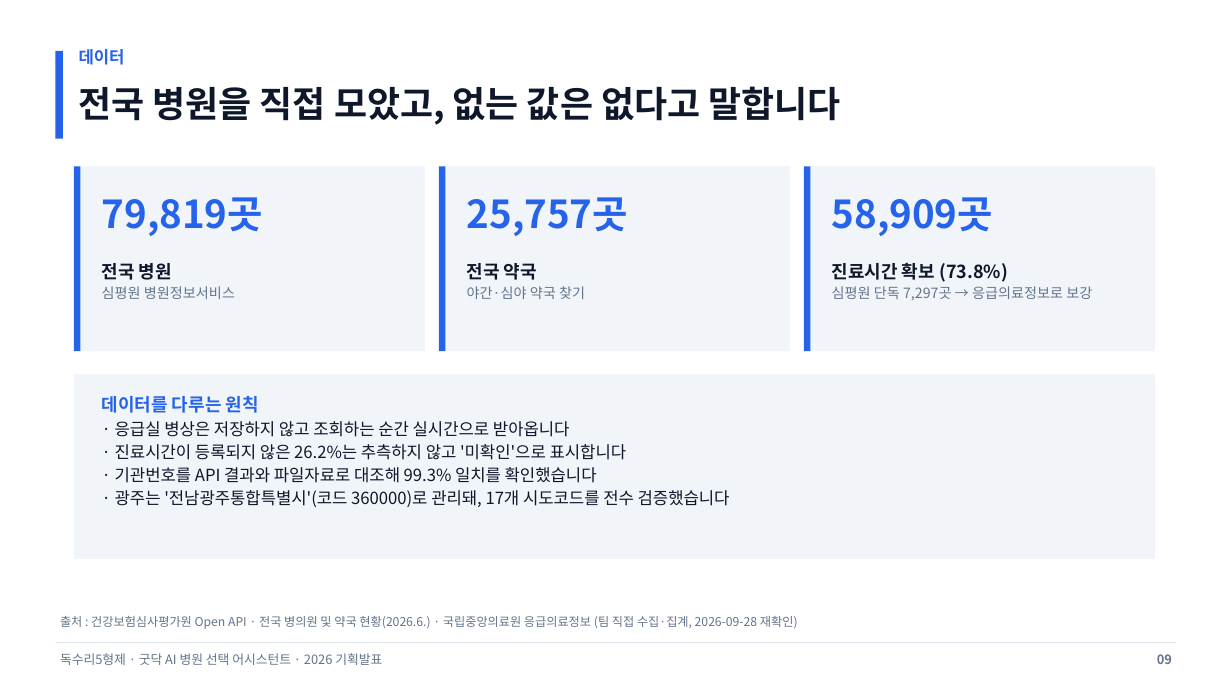
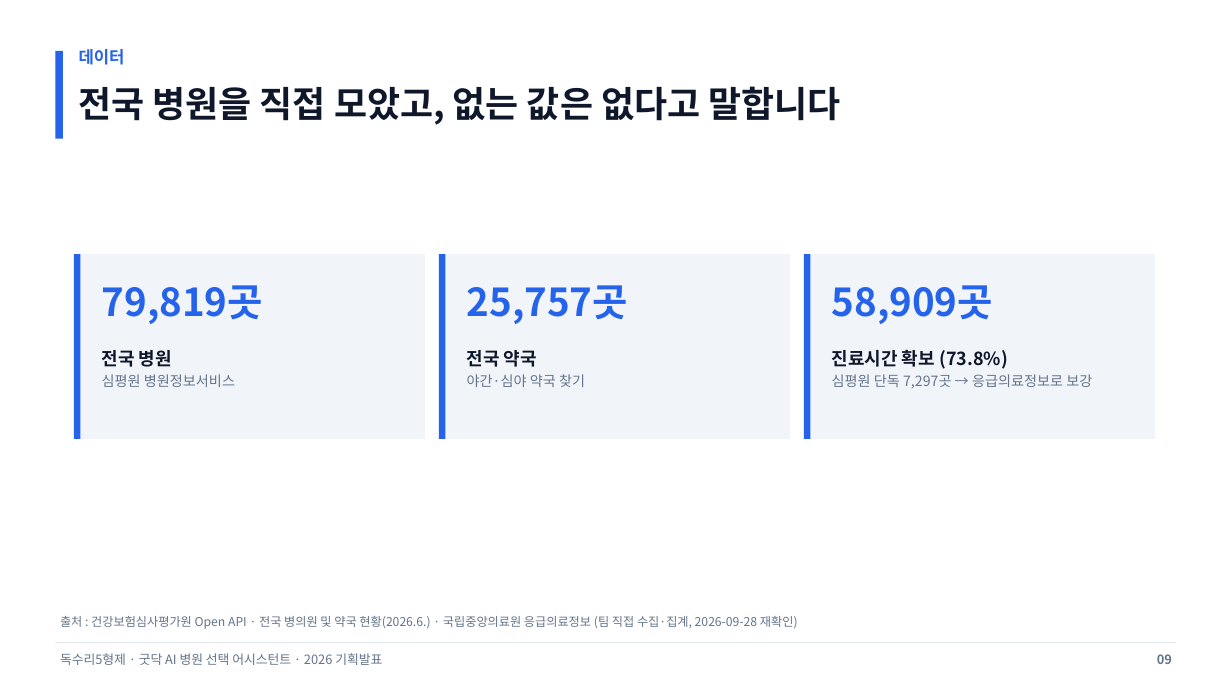
Before and after one commit to lee020304/goodoc-demo, a slide deck: slide 9 of pitch/기획발표_독수리5형제.pptx. Drawn at 1232x693 pixels with LibreOffice and Linux fonts; fonts in the diff are those of the drawing. Boxes give left, top, right and bottom in pixels: in the first picture for what was removed or moved away, otherwise in the second. Text is boxed around its words. In the diff, an @@ line names an element or a change of style, - is before the commit and + after.

```diff
--- a/pitch/기획발표_독수리5형제.pptx
+++ b/pitch/기획발표_독수리5형제.pptx
@@ 6 texts, 6 rectangles: place and size @@
-6 texts, 6 rectangles at bbox=[74, 166, 1155, 351]
+6 texts, 6 rectangles at bbox=[74, 254, 1155, 439]
@@ rectangle removed at bbox=[74, 374, 1155, 559] @@
@@ text removed at bbox=[102, 396, 730, 507] @@
-데이터를 다루는 원칙
-· 응급실 병상은 저장하지 않고 조회하는 순간 실시간으로 받아옵니다
-· 진료시간이 등록되지 않은 26.2%는 추측하지 않고 '미확인'으로 표시합니다
-· 기관번호를 API 결과와 파일자료로 대조해 99.3% 일치를 확인했습니다
-· 광주는 '전남광주통합특별시'(코드 360000)로 관리돼, 17개 시도코드를 전수 검증했습니다
```
Also in this commit, not shown: 2 other slides changed, 1 slide added, 5 other files.
